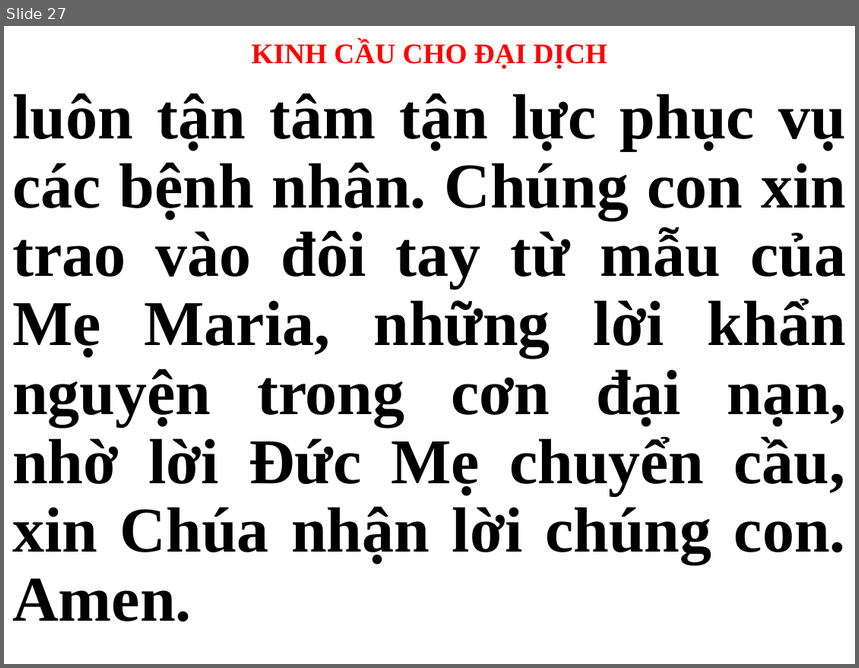
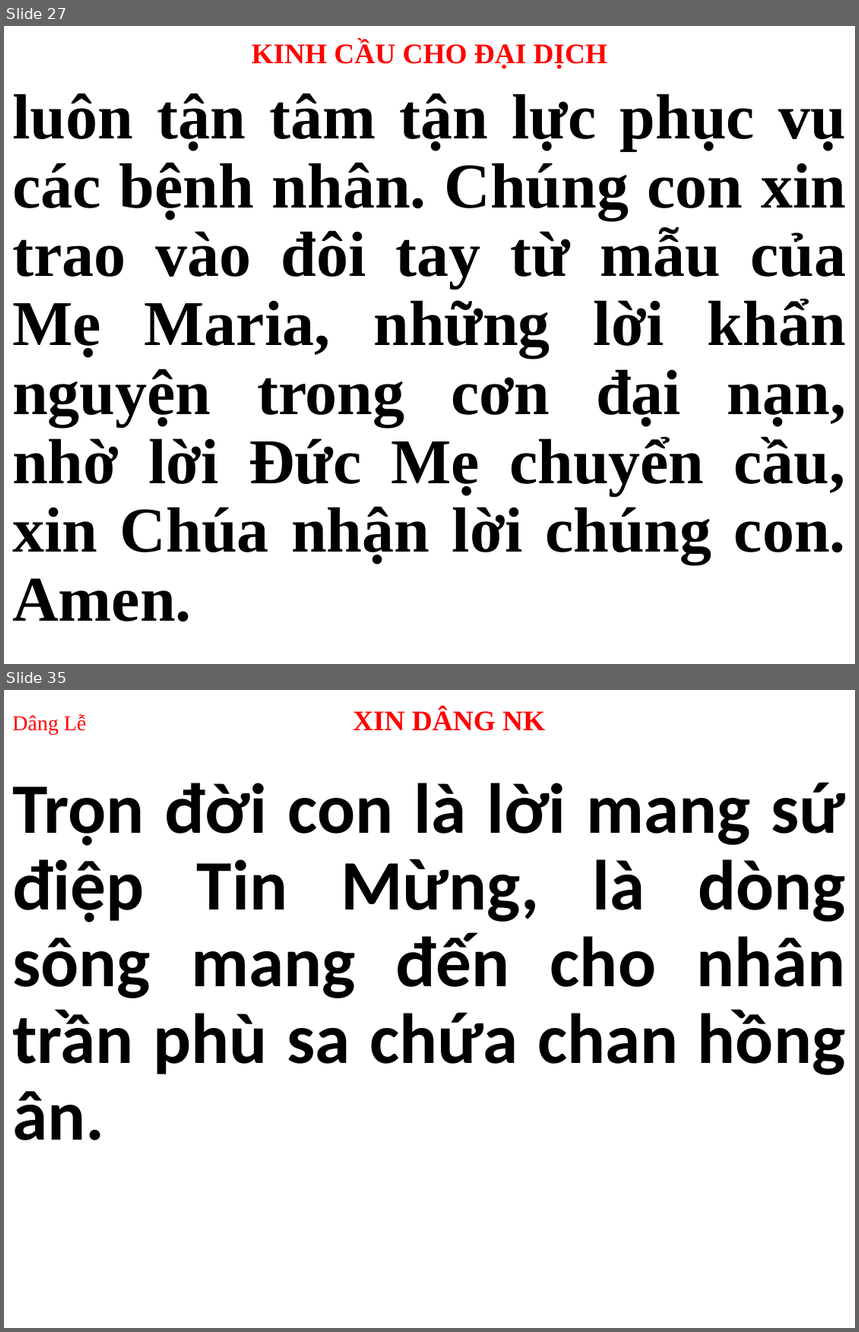
Before and after one commit to peteranh99/usb-songs, a slide deck: CN.pptx. Shown one above the other, each under a label of ours: slide 27 before the commit, slides 27 and 35 after it; the slides between them are not shown. The pictures are 859x668 and 859x1332 pixels, drawn with LibreOffice and Linux fonts; fonts in the diff are those of the drawing. Boxes give left, top, right and bottom in pixels: in the first picture for what was removed or moved away, otherwise in the second. Text is boxed around its words. In the diff, an @@ line names an element or a change of style, - is before the commit and + after.

```diff
--- a/CN.pptx
+++ b/CN.pptx
@@ slide 35 added at bbox=[4, 690, 855, 1328], background #FFFFFF @@
@@ title added at bbox=[12, 708, 545, 734], 24 pt, text #FF0000, bold @@
+Dâng Lễ XIN DÂNG NK
@@ subtitle added at bbox=[12, 782, 846, 1141], 60 pt, text #000000, bold @@
+Trọn đời con là lời mang sứ điệp Tin Mừng, là dòng sông mang đến cho nhân trần phù sa chứa chan hồng ân.
```
Also in this commit, not shown: 28 other slides changed, 52 other slides added, 39 slides removed, 2 other files.
